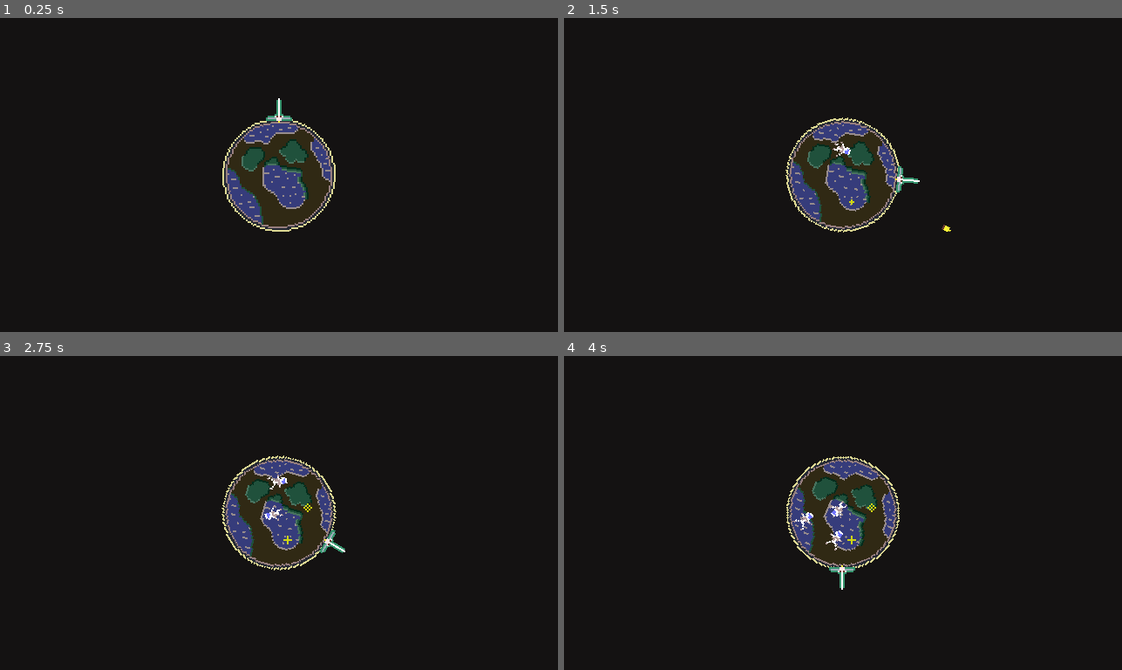
Above: before the commit, frames 1-4 (two rows, left to right).
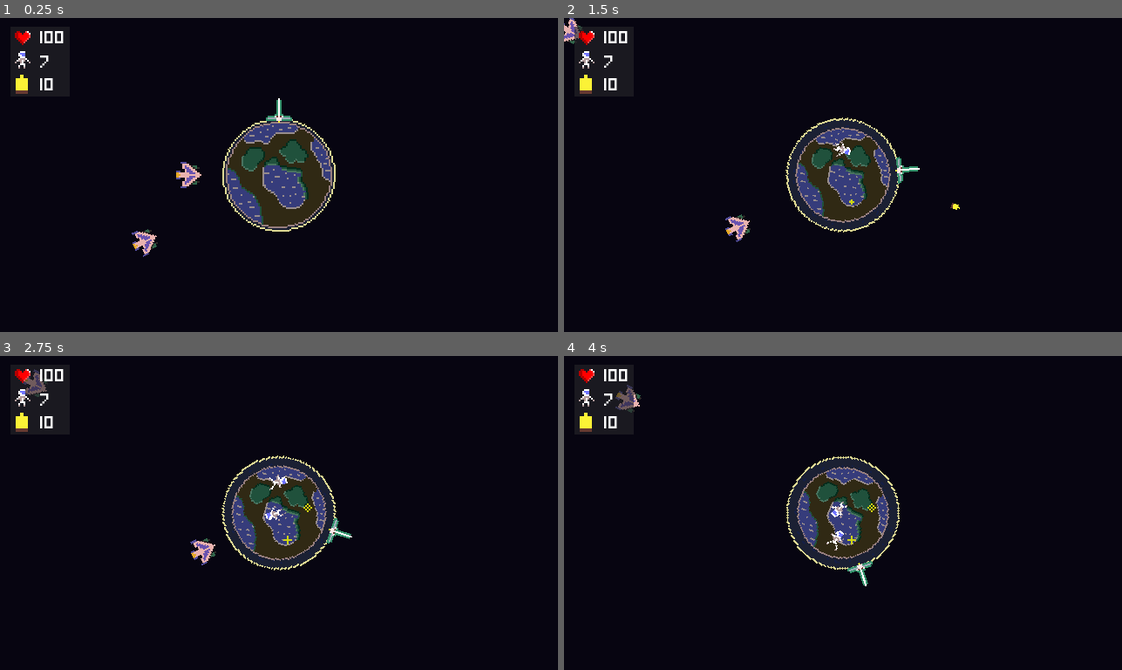
Above: after the commit, the same moments.

Repository: hakro/plasma-ld47
Game: Godot game, scene res://Scenes/World.tscn
The game is run twice, just before and just after one commit, with the same random seed, the same clock (stepped at 60 frames per second) and the same inputs.
Inputs:
- Up to frame 1 (0.25 s): no input
- Up to frame 2 (1.5 s): hold Right (move_right) 0.53-1.28 s; hold S (launch_astronaut) 0.53-1.28 s; hold Left (move_left) from 1.28 s (still down); tap Space (shoot) at 1.35 s
- Up to frame 3 (2.75 s): release Left (move_left) at 2.03 s; hold Right (move_right) from 2.03 s (still down); hold S (launch_astronaut) from 2.03 s (still down)
- Up to frame 4 (4 s): release S (launch_astronaut) at 2.78 s; tap Space (shoot) at 2.85 s; release Right (move_right) at 3.53 s; hold Left (move_left) from 3.53 s (still down); hold S (launch_astronaut) from 3.53 s (still down)

The runs differ from the first frame. In frame 1, 0.9% of the frame differs, in the area x 2-37%, y 4-77%; in frame 2, 3.6%; in frame 3, 3.5%; in frame 4, 3.8%, in the area x 2-60%, y 4-75%.

Commit message:
Add basic HUD - lacks connections to signals yet

Diff:
--- /dev/null
+++ b/Assets/Fonts/Pixeled-6.tres
@@ -0,0 +1,7 @@
+[gd_resource type="DynamicFont" load_steps=2 format=2]
+
+[ext_resource path="res://Assets/Fonts/Pixeled.ttf" type="DynamicFontData" id=1]
+
+[resource]
+size = 6
+font_data = ExtResource( 1 )
--- a/Autoload/GameState.gd
+++ b/Autoload/GameState.gd
@@ -1,5 +1,5 @@
 extends Node
 
 var planet_health := 100
-var plasma_ammunition := 10
+var ammunition := 10
 var available_astronauts := 7
--- a/Scenes/Astronaut.tscn
+++ b/Scenes/Astronaut.tscn
@@ -1,7 +1,8 @@
 [gd_scene load_steps=9 format=2]
 
-[ext_resource path="res://Assets/Astronaut.png" type="Texture" id=1]
+[ext_resource path="res://Assets/Images/Astronaut.png" type="Texture" id=1]
 [ext_resource path="res://Scenes/Astronaut.gd" type="Script" id=2]
+
 
 [sub_resource type="AtlasTexture" id=1]
 atlas = ExtResource( 1 )
--- a/Scenes/Bullet.gd
+++ b/Scenes/Bullet.gd
@@ -6,6 +6,6 @@
 func _process(delta):
 	position += direction * SPEED * delta
 
-func _on_Bullet_area_entered(area : Area2D):
-	area.queue_free()
+func _on_Bullet_area_entered(enemy : Area2D):
+	enemy.die()
 	queue_free()
--- a/Scenes/Bullet.tscn
+++ b/Scenes/Bullet.tscn
@@ -1,6 +1,6 @@
 [gd_scene load_steps=4 format=2]
 
-[ext_resource path="res://Assets/Bullet.png" type="Texture" id=1]
+[ext_resource path="res://Assets/Images/Bullet.png" type="Texture" id=1]
 [ext_resource path="res://Scenes/Bullet.gd" type="Script" id=2]
 
 [sub_resource type="RectangleShape2D" id=1]
--- a/Scenes/Enemy.tscn
+++ b/Scenes/Enemy.tscn
@@ -1,21 +1,24 @@
 [gd_scene load_steps=9 format=2]
 
-[ext_resource path="res://Assets/Enemy.png" type="Texture" id=1]
+[ext_resource path="res://Assets/Images/Enemy.png" type="Texture" id=1]
 [ext_resource path="res://Scenes/Enemy.gd" type="Script" id=2]
-[ext_resource path="res://Assets/Explosion.png" type="Texture" id=3]
+[ext_resource path="res://Assets/Images/Explosion.png" type="Texture" id=3]
 
 [sub_resource type="RectangleShape2D" id=1]
 extents = Vector2( 7.30453, 7.19969 )
 
 [sub_resource type="AtlasTexture" id=2]
+flags = 4
 atlas = ExtResource( 3 )
 region = Rect2( 0, 0, 60, 52 )
 
 [sub_resource type="AtlasTexture" id=3]
+flags = 4
 atlas = ExtResource( 3 )
 region = Rect2( 60, 0, 60, 52 )
 
 [sub_resource type="AtlasTexture" id=4]
+flags = 4
 atlas = ExtResource( 3 )
 region = Rect2( 120, 0, 60, 52 )
 
@@ -24,7 +27,7 @@
 "frames": [ SubResource( 2 ), SubResource( 3 ), SubResource( 4 ) ],
 "loop": false,
 "name": "explosion",
-"speed": 25.0
+"speed": 16.0
 } ]
 
 [node name="Enemy" type="Area2D"]
@@ -42,6 +45,7 @@
 
 [node name="Explosion" type="AnimatedSprite" parent="."]
 visible = false
+scale = Vector2( 0.45, 0.45 )
 frames = SubResource( 5 )
 animation = "explosion"
 [connection signal="body_entered" from="." to="." method="_on_Enemy_body_entered"]
--- a/Scenes/Loot.tscn
+++ b/Scenes/Loot.tscn
@@ -1,7 +1,8 @@
 [gd_scene load_steps=11 format=2]
 
-[ext_resource path="res://Assets/Loot.png" type="Texture" id=1]
+[ext_resource path="res://Assets/Images/Loot.png" type="Texture" id=1]
 [ext_resource path="res://Scenes/Loot.gd" type="Script" id=2]
+
 
 [sub_resource type="AtlasTexture" id=1]
 atlas = ExtResource( 1 )
--- a/Scenes/Planet.tscn
+++ b/Scenes/Planet.tscn
@@ -1,8 +1,9 @@
 [gd_scene load_steps=5 format=2]
 
-[ext_resource path="res://Assets/OuterCircle.png" type="Texture" id=1]
-[ext_resource path="res://Assets/InnerCircle.png" type="Texture" id=2]
+[ext_resource path="res://Assets/Images/OuterCircle.png" type="Texture" id=1]
+[ext_resource path="res://Assets/Images/InnerCircle.png" type="Texture" id=2]
 [ext_resource path="res://Scenes/Planet.gd" type="Script" id=3]
+
 
 [sub_resource type="CircleShape2D" id=1]
 radius = 30.0
--- a/Scenes/PlasmaCanon.gd
+++ b/Scenes/PlasmaCanon.gd
@@ -5,7 +5,7 @@
 
 const astronaut_scene : PackedScene = preload("res://Scenes/Astronaut.tscn")
 const bullet_scene : PackedScene = preload("res://Scenes/Bullet.tscn")
-var rotation_speed : float = 3
+var rotation_speed : float = 2.7
 
 func _process(delta):
 	if Input.is_action_pressed("move_right"):
--- a/Scenes/PlasmaCanon.tscn
+++ b/Scenes/PlasmaCanon.tscn
@@ -1,7 +1,8 @@
 [gd_scene load_steps=4 format=2]
 
-[ext_resource path="res://Assets/Shuttle.png" type="Texture" id=1]
+[ext_resource path="res://Assets/Images/Shuttle.png" type="Texture" id=1]
 [ext_resource path="res://Scenes/PlasmaCanon.gd" type="Script" id=2]
+
 
 [sub_resource type="RectangleShape2D" id=1]
 extents = Vector2( 7.63074, 0.981888 )
--- /dev/null
+++ b/Scenes/World.gd
@@ -0,0 +1,10 @@
+extends Node2D
+
+onready var health_label : Label = $HUD/HealthLabel
+onready var astronauts_label : Label = $HUD/AstronautsLabel
+onready var bullets_label : Label = $HUD/BulletsLabel
+
+func _ready():
+	health_label.text = str(GameState.planet_health)
+	astronauts_label.text = str(GameState.available_astronauts)
+	bullets_label.text = str(GameState.ammunition)
--- a/Scenes/World.tscn
+++ b/Scenes/World.tscn
@@ -1,10 +1,17 @@
-[gd_scene load_steps=4 format=2]
+[gd_scene load_steps=10 format=2]
 
 [ext_resource path="res://Scenes/Planet.tscn" type="PackedScene" id=1]
 [ext_resource path="res://Scenes/PlasmaCanon.tscn" type="PackedScene" id=2]
 [ext_resource path="res://Scenes/EnemySpawner.tscn" type="PackedScene" id=3]
+[ext_resource path="res://Scenes/Enemy.tscn" type="PackedScene" id=4]
+[ext_resource path="res://Assets/Images/Bullet.png" type="Texture" id=5]
+[ext_resource path="res://Assets/Images/Astronaut.png" type="Texture" id=6]
+[ext_resource path="res://Assets/Images/Heart.png" type="Texture" id=7]
+[ext_resource path="res://Assets/Fonts/Pixeled-6.tres" type="DynamicFont" id=8]
+[ext_resource path="res://Scenes/World.gd" type="Script" id=9]
 
 [node name="World" type="Node2D"]
+script = ExtResource( 9 )
 
 [node name="Planet" parent="." instance=ExtResource( 1 )]
 position = Vector2( 160, 90 )
@@ -34,3 +41,72 @@
 
 [node name="EnemySpawner8" parent="Spawners" instance=ExtResource( 3 )]
 position = Vector2( 8.22025, 232.278 )
+
+[node name="Enemy" parent="." instance=ExtResource( 4 )]
+position = Vector2( 104.551, 90.0147 )
+
+[node name="Enemy2" parent="." instance=ExtResource( 4 )]
+position = Vector2( 79.8018, 129.613 )
+
+[node name="Enemy3" parent="." instance=ExtResource( 4 )]
+position = Vector2( -16.0585, -2.68022 )
+
+[node name="HUD" type="Panel" parent="."]
+self_modulate = Color( 1, 1, 1, 0.619608 )
+margin_left = 6.0
+margin_top = 5.0
+margin_right = 40.0
+margin_bottom = 45.0
+__meta__ = {
+"_edit_group_": true,
+"_edit_lock_": true,
+"_edit_use_anchors_": false
+}
+
+[node name="Heart" type="Sprite" parent="HUD"]
+position = Vector2( 6.85969, 6.26602 )
+texture = ExtResource( 7 )
+
+[node name="HealthLabel" type="Label" parent="HUD"]
+margin_left = 17.0722
+margin_top = -3.94654
+margin_right = 34.0722
+margin_bottom = 14.0535
+custom_fonts/font = ExtResource( 8 )
+text = "xx"
+__meta__ = {
+"_edit_use_anchors_": false
+}
+
+[node name="Astronaut" type="Sprite" parent="HUD"]
+position = Vector2( 7.10644, 19.1352 )
+texture = ExtResource( 6 )
+region_enabled = true
+region_rect = Rect2( 9, 0, 8.85858, 10.0658 )
+
+[node name="AstronautsLabel" type="Label" parent="HUD"]
+margin_left = 17.249
+margin_top = 10.3646
+margin_right = 34.249
+margin_bottom = 28.3646
+custom_fonts/font = ExtResource( 8 )
+text = "xx"
+__meta__ = {
+"_edit_use_anchors_": false
+}
+
+[node name="Bullet" type="Sprite" parent="HUD"]
+position = Vector2( 6.5923, 33.0358 )
+scale = Vector2( 2.26277, 2.26277 )
+texture = ExtResource( 5 )
+
+[node name="BulletsLabel" type="Label" parent="HUD"]
+margin_left = 17.0722
+margin_top = 22.6811
+margin_right = 34.0722
+margin_bottom = 40.6811
+custom_fonts/font = ExtResource( 8 )
+text = "xx"
+__meta__ = {
+"_edit_use_anchors_": false
+}
--- a/project.godot
+++ b/project.godot
@@ -18,6 +18,10 @@
 config/name="Plasma"
 run/main_scene="res://Scenes/World.tscn"
 config/icon="res://icon.png"
+
+[autoload]
+
+GameState="*res://Autoload/GameState.gd"
 
 [display]
 
@@ -66,5 +70,5 @@
 quality/driver/driver_name="GLES2"
 vram_compression/import_etc=true
 vram_compression/import_etc2=false
-environment/default_clear_color=Color( 0.0784314, 0.0705882, 0.0705882, 1 )
+environment/default_clear_color=Color( 0.027451, 0.0196078, 0.0666667, 1 )
 environment/default_environment="res://default_env.tres"
Binary file removed: Assets/Explosion.png
Binary file added: Assets/Fonts/Pixeled.ttf
Renamed: Assets/Astronaut.png -> Assets/Images/Astronaut.png
Not shown, added: Assets/Images/Astronaut.png.import
Renamed: Assets/Bullet.png -> Assets/Images/Bullet.png
Not shown, changed: Assets/Images/Bullet.png.import
Renamed: Assets/Enemy.png -> Assets/Images/Enemy.png
Not shown, changed: Assets/Images/Enemy.png.import
Binary file added: Assets/Images/Explosion.png
Not shown, changed: Assets/Images/Explosion.png.import
Binary file added: Assets/Images/Heart.png
Not shown, changed: Assets/Images/Heart.png.import
(and 10 more such lines)
